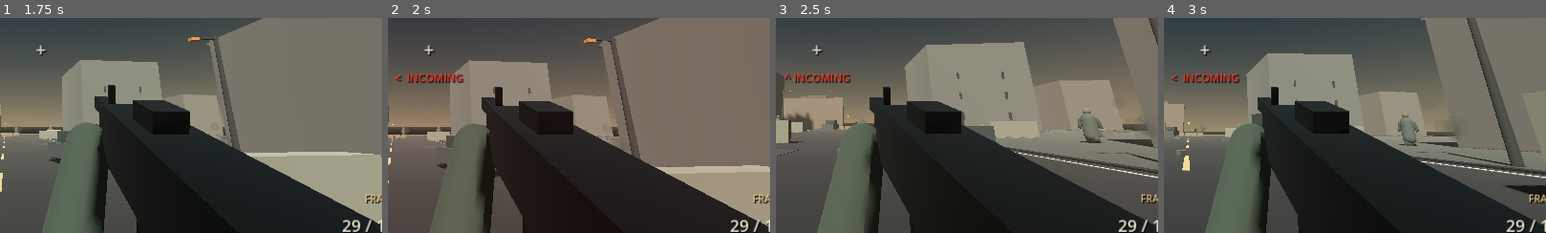
Above: before the commit, frames 1-4 (left to right).
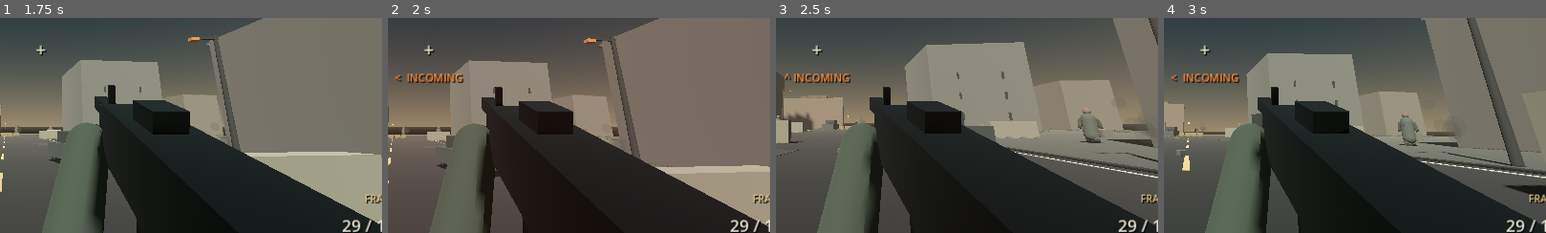
Above: after the commit, the same moments.

Repository: Liladizilla/operation-blackout
Game: Godot game, scene res://scenes/main.tscn
Two runs of this game, one before a commit and one after it. Both use one fixed random seed, a clock stepped at 60 frames per second and the inputs below.
Inputs (mouse positions are % of the whole screen's width and height, from its top left):
- Up to frame 1 (1.75 s): click "DEPLOY / BEGIN OPERATION" at 0.5 s; tap Enter at 1.25 s; move the mouse to (55, 50) at 1.27 s; hold W (move_forward) from 1.28 s (still down); tap Ctrl (crouch) at 1.35 s; click (55, 50) at 1.42 s; tap Space (jump) at 1.52 s
- Up to frame 2 (2 s): keep holding W (move_forward)
- Up to frame 3 (2.5 s): keep holding W (move_forward); move the mouse to (45, 50) at 2.02 s; tap F (interact) at 2.1 s; tap Space (jump) at 2.27 s
- Up to frame 4 (3 s): keep holding W (move_forward); move the mouse to (52, 48) at 2.77 s; tap Z (prone) at 2.85 s
The pictures show only the part of the screen within x 45-95%, y 43-93%; the shares and areas given below are measured in that part.

Frame 1 is identical in both runs. In frame 2, 0.3% of the frame differs, in the area x 2-20%, y 25-30%; in frame 3, 0.3%; in frame 4, 0.3%.

Commit message:
Connect hostile shots to directional HUD cue

Diff:
--- a/scripts/enemy.gd
+++ b/scripts/enemy.gd
@@ -589,6 +589,10 @@
 
 func _try_shoot_player() -> void:
     _show_muzzle_flash()
+    if is_instance_valid(player):
+        var player_hud = player.get("hud")
+        if is_instance_valid(player_hud) and player_hud.has_method("show_hostile_fire"):
+            player_hud.call("show_hostile_fire", player.global_position, player.global_transform.basis, global_position)
     if is_instance_valid(enemy_fire_audio):
         enemy_fire_audio.pitch_scale = randf_range(0.94, 1.06)
         enemy_fire_audio.play()
